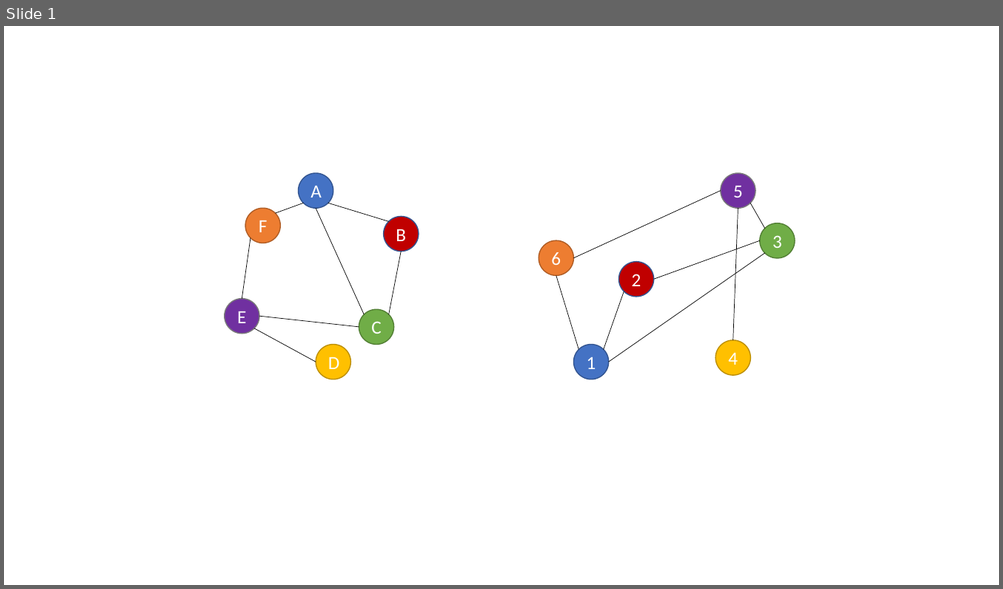
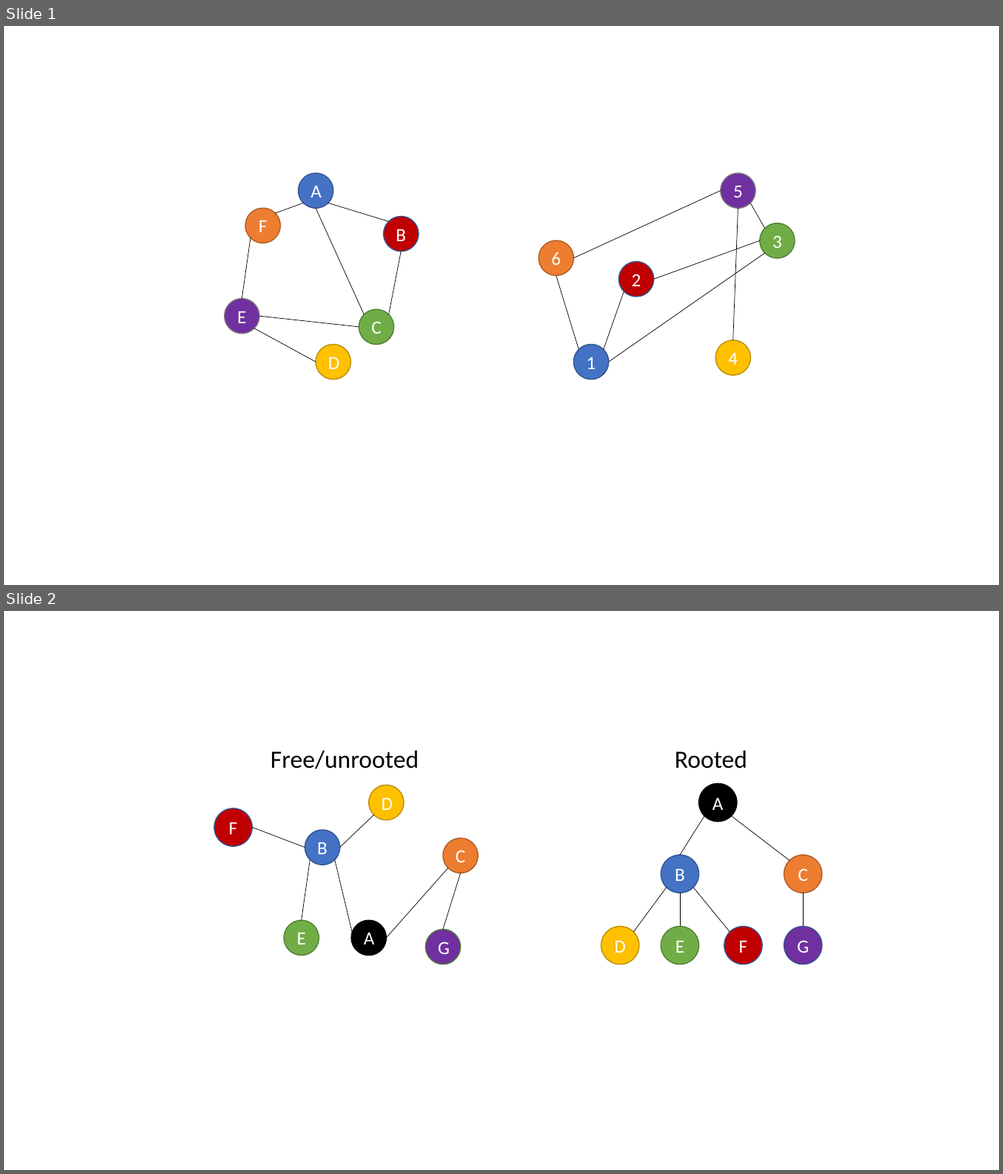
Before and after one commit to taylorSci/frequent-subtree-mining, a slide deck: mini-lecture figures.pptx. Shown one above the other, each under a label of ours: slide 1 before the commit, slides 1 and 2 after it. The pictures are 1003x589 and 1003x1174 pixels, drawn with LibreOffice and Linux fonts; fonts in the diff are those of the drawing. Boxes give left, top, right and bottom in pixels: in the first picture for what was removed or moved away, otherwise in the second. Text is boxed around its words. In the diff, an @@ line names an element or a change of style, - is before the commit and + after.

```diff
--- a/mini-lecture figures.pptx
+++ b/mini-lecture figures.pptx
@@ slide 2 added at (4, 611, 999, 1170), background #FFFFFF @@
@@ group added at (214, 750, 478, 965): 7 ellipses, 6 lines, 1 text @@
+B
+E
+D
+G
+C
+A
+F
+Free/unrooted
@@ group added at (601, 750, 822, 965): 7 ellipses, 6 lines, 1 text @@
+A
+C
+B
+G
+F
+E
+D
+Rooted
```
Also in this commit, not shown: 5 other slides added, 1 slide removed, 1 other file.
